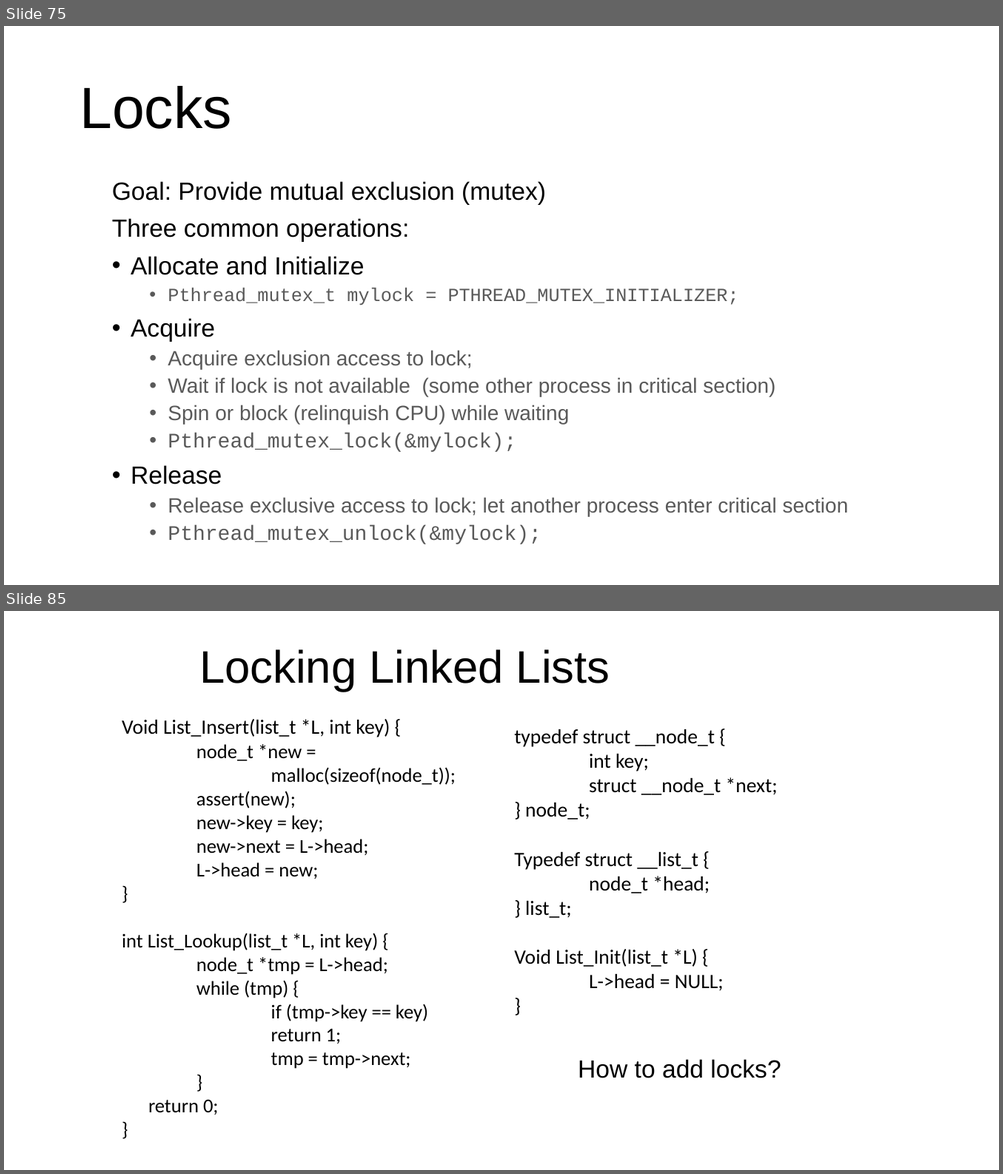
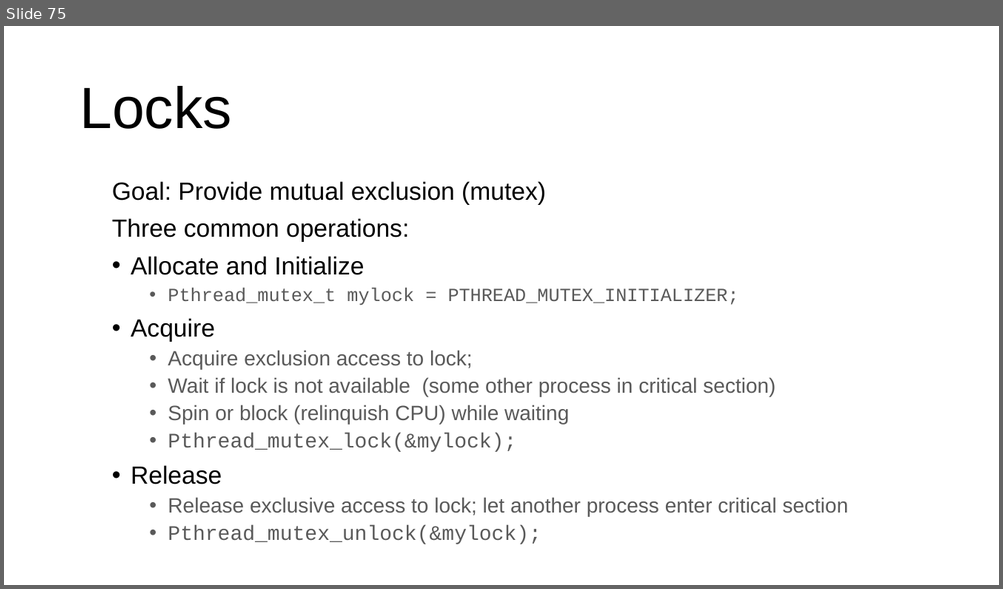
Before and after one commit to ngsrinivas/coursegen, a slide deck: ex/416-F23/staging/416-F23/lectures/09-concurrency.pptx. Shown one above the other, each under a label of ours: slides 75 and 85 before the commit, slide 75 after it; the slides between them are not shown. The pictures are 1003x1174 and 1003x589 pixels, drawn with LibreOffice and Linux fonts; fonts in the diff are those of the drawing. Boxes give left, top, right and bottom in pixels: in the first picture for what was removed or moved away, otherwise in the second. Text is boxed around its words. In the diff, an @@ line names an element or a change of style, - is before the commit and + after.

```diff
--- a/ex/416-F23/staging/416-F23/lectures/09-concurrency.pptx
+++ b/ex/416-F23/staging/416-F23/lectures/09-concurrency.pptx
@@ slide 85 removed at <box>4,611,999,1170</box>, background #FFFFFF @@
@@ title removed at <box>199,649,610,692</box> @@
-Locking Linked Lists
@@ text removed at <box>122,719,455,1115</box> @@
-Void List_Insert(list_t *L, int key) {
-node_t *new =
-malloc(sizeof(node_t));
-assert(new);
-new->key = key;
-new->next = L->head;
-L->head = new;
-}
-int List_Lookup(list_t *L, int key) {
-node_t *tmp = L->head;
-while (tmp) {
-if (tmp->key == key) return 1;
-tmp = tmp->next;
-}
-return 0;
-}
@@ text removed at <box>514,729,777,991</box> @@
-typedef struct __node_t {
-int key;
-struct __node_t *next;
-} node_t;
-Typedef struct __list_t {
-node_t *head;
-} list_t;
-Void List_Init(list_t *L) {
-L->head = NULL;
-}
@@ text removed at <box>578,1059,780,1079</box> @@
-How to add locks?
```
Also in this commit, not shown: 46 other slides removed, 4 other files.
